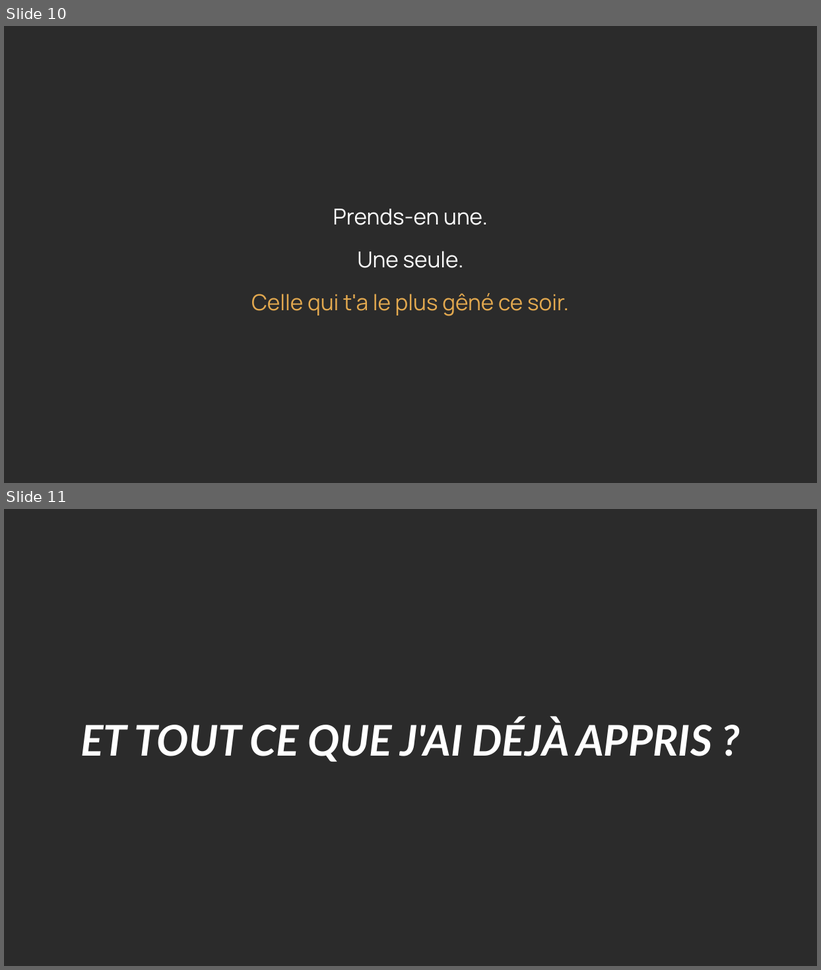
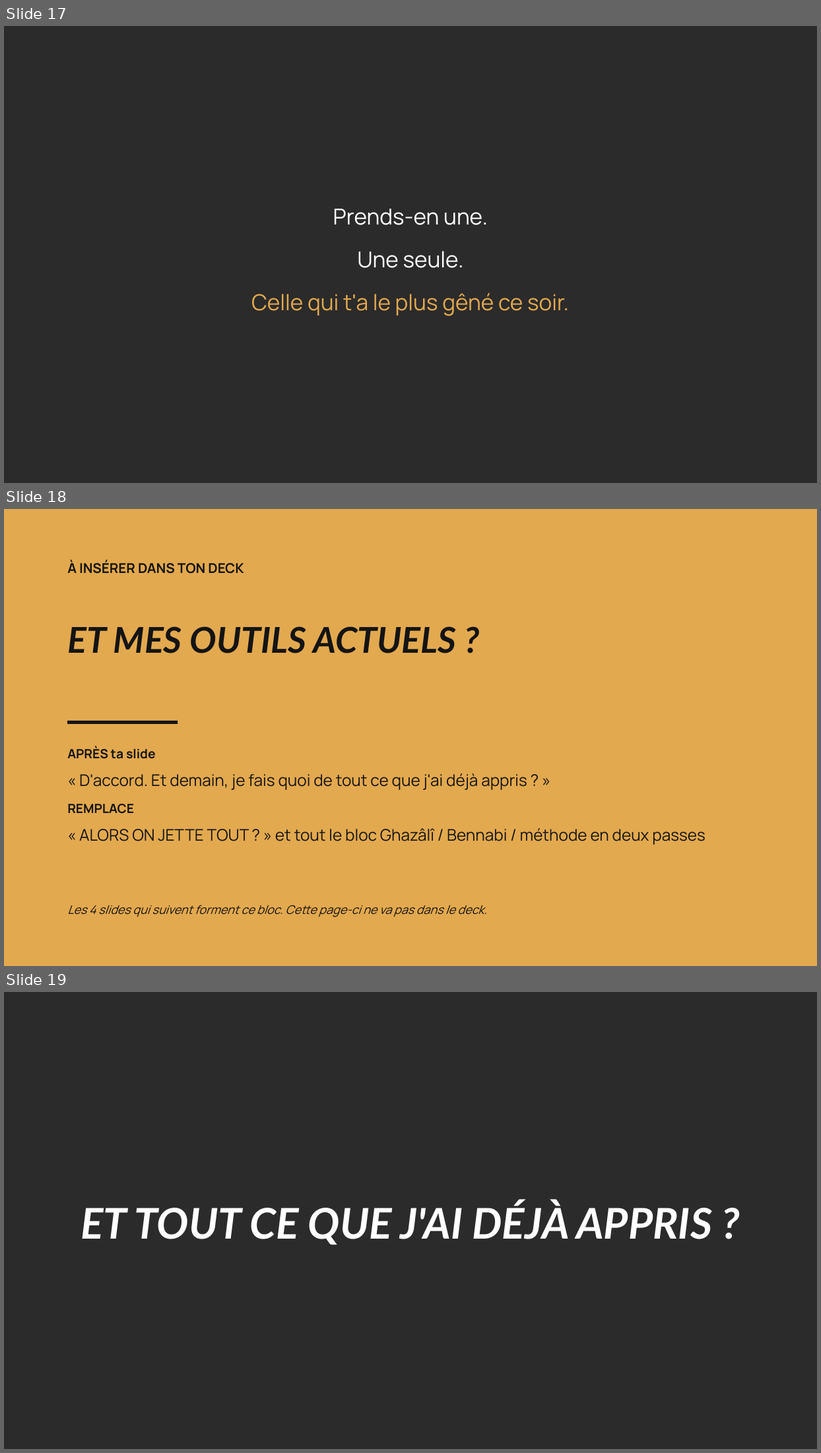
Before and after one commit to Collectif-Tariqa-PRO/ctp-plugin, a slide deck: contenus/deck-webinaire/Pack-2-structure-et-conclusion.pptx. Shown one above the other, each under a label of ours: slides 10 and 11 before the commit, slides 17, 18 and 19 after it. The pictures are 821x970 and 821x1453 pixels, drawn with LibreOffice and Linux fonts; fonts in the diff are those of the drawing; background and template pictures are left out; a plain dark background stands for a picture behind light text. Boxes give left, top, right and bottom in pixels: in the first picture for what was removed or moved away, otherwise in the second. Text is boxed around its words. In the diff, an @@ line names an element or a change of style, - is before the commit and + after.

```diff
--- a/contenus/deck-webinaire/Pack-2-structure-et-conclusion.pptx
+++ b/contenus/deck-webinaire/Pack-2-structure-et-conclusion.pptx
@@ slide 18 added at <box>4,509,817,966</box>, background #FFFFFF @@
@@ rectangle added at <box>4,509,817,966</box>, fill #E3A94F @@
@@ text added at <box>67,560,244,574</box>, 16 pt, text #141414, bold @@
+À INSÉRER DANS TON DECK
@@ text added at <box>67,626,457,654</box>, 42 pt, text #141414, bold, italic @@
+ET MES OUTILS ACTUELS ?
@@ rectangle added at <box>67,721,178,724</box>, fill #141414 @@
@@ text added at <box>67,747,705,845</box>, 19 pt, text #141414 @@
+APRÈS ta slide
+« D'accord. Et demain, je fais quoi de tout ce que j'ai déjà appris ? »
+REMPLACE
+« ALORS ON JETTE TOUT ? » et tout le bloc Ghazâlî / Bennabi / méthode en deux passes
@@ text added at <box>67,905,487,918</box>, 14 pt, text #141414, italic @@
+Les 4 slides qui suivent forment ce bloc. Cette page-ci ne va pas dans le deck.
@@ what was slide 10 is now slide 17 @@
@@ what was slide 11 is now slide 19 @@
```
Also in this commit, not shown: 9 other slides added, 1 other file.
